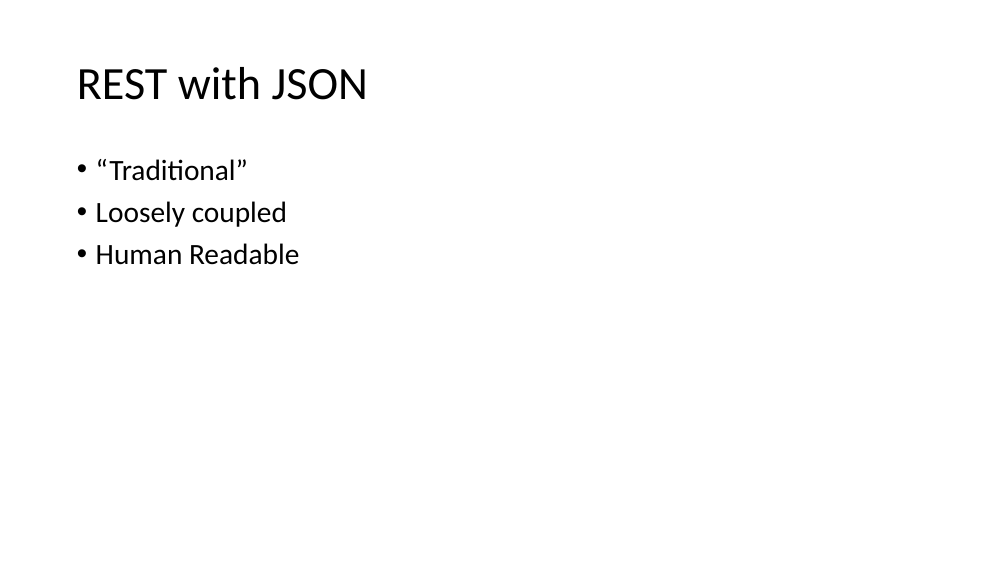
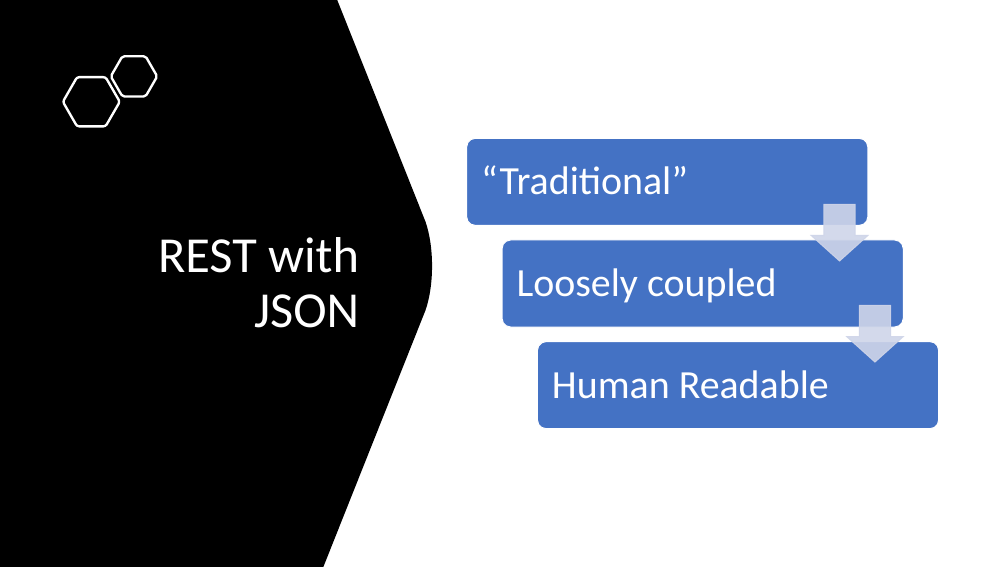
Before and after one commit to ProgrammerAL/Presentations-2020, a slide deck: slide 5 of 2020-04-14 ONETUG App Communication Juxtaposition/Presentation.pptx. Drawn at 1008x567 pixels with LibreOffice and Linux fonts; fonts in the diff are those of the drawing. Boxes give left, top, right and bottom in pixels: in the first picture for what was removed or moved away, otherwise in the second. Text is boxed around its words. In the diff, an @@ line names an element or a change of style, - is before the commit and + after.

```diff
--- a/2020-04-14 ONETUG App Communication Juxtaposition/Presentation.pptx
+++ b/2020-04-14 ONETUG App Communication Juxtaposition/Presentation.pptx
@@ freeform shape added at bbox=[0, 0, 433, 567], fill #000000 @@
@@ freeform shape added at bbox=[111, 57, 157, 97], outline #FFFFFF 2.25 pt @@
@@ freeform shape added at bbox=[64, 77, 119, 126], outline #FFFFFF 2.25 pt @@
@@ title "REST with JSON": place and size @@
-title "REST with JSON" at bbox=[77, 67, 368, 100]
+title "REST with JSON" at bbox=[158, 237, 359, 328]
@@ title "REST with JSON" at bbox=[158, 237, 359, 328]: size 44 to 48 pt, text colour #000000 to #FFFFFF; alignment left to right @@
@@ text removed at bbox=[96, 159, 299, 265] @@
-• “Traditional”
-• Loosely coupled
-• Human Readable
@@ group added at bbox=[467, 138, 939, 429]: 3 rounded rectangles, 3 texts, 2 down arrows @@
+“Traditional”
+Loosely coupled
+Human Readable
```
Also in this commit, not shown: 11 other slides changed, 1 slide added.
